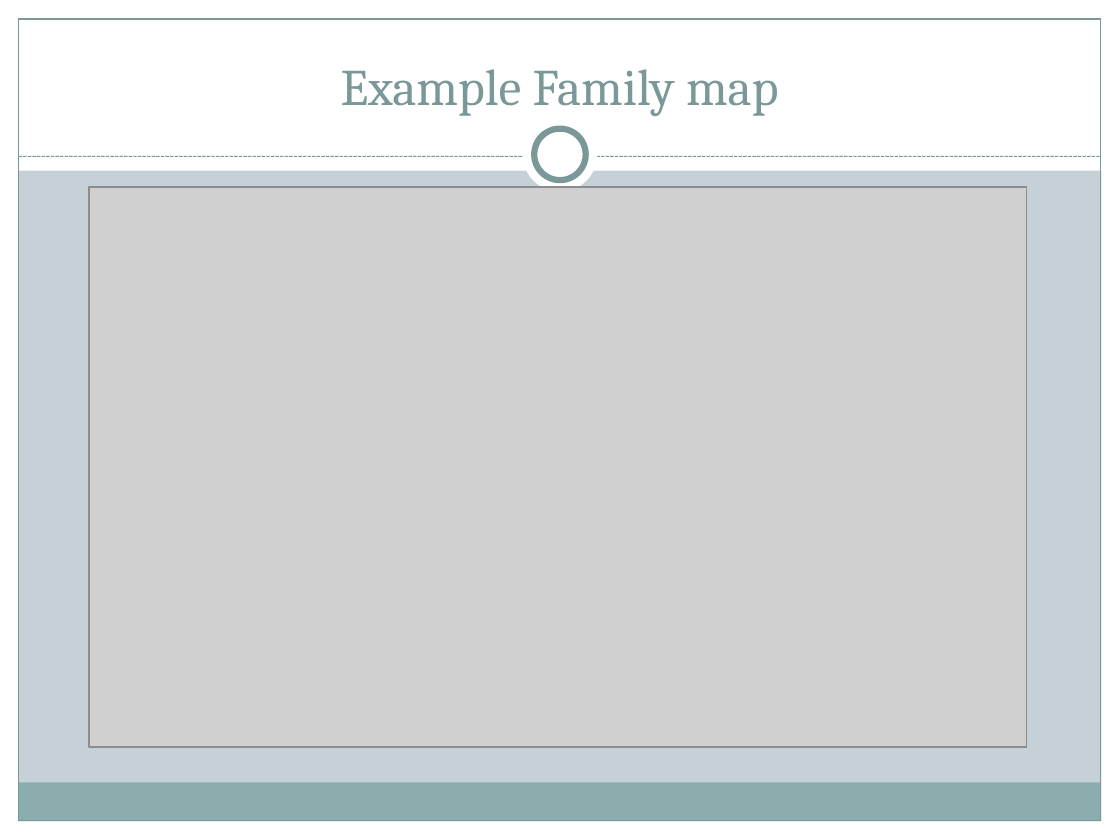
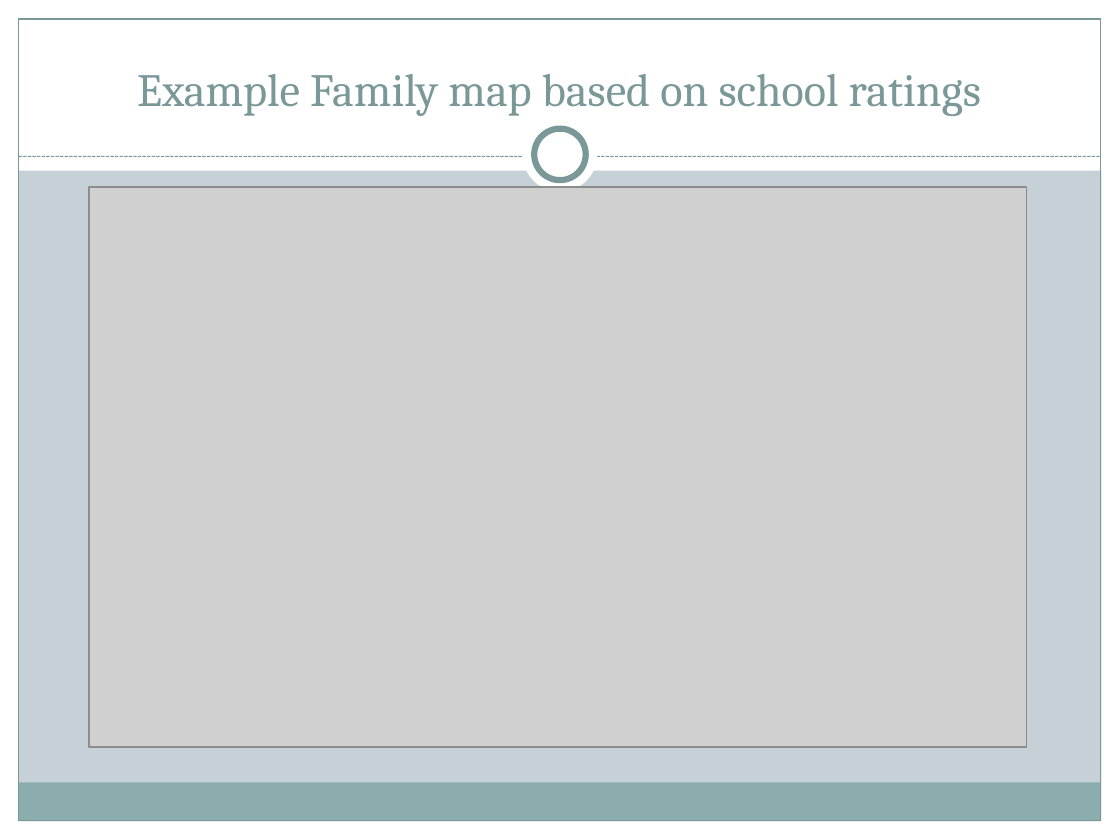
Before and after one commit to JoeDReynolds/yrelocate, a slide deck: slide 4 of Project One Presentation.pptx. Drawn at 1120x840 pixels with LibreOffice and Linux fonts; fonts in the diff are those of the drawing; grey boxes stand for pictures. Boxes give left, top, right and bottom in pixels: in the first picture for what was removed or moved away, otherwise in the second. Text is boxed around its words. In the diff, an @@ line names an element or a change of style, - is before the commit and + after.

```diff
--- a/Project One Presentation.pptx
+++ b/Project One Presentation.pptx
@@ title at box(137, 74, 981, 116): text changed; size 33 to 29.7 pt @@
-Example Family map
+Example Family map based on school ratings
```
Also in this commit, not shown: 3 other slides changed, 2 other files.
